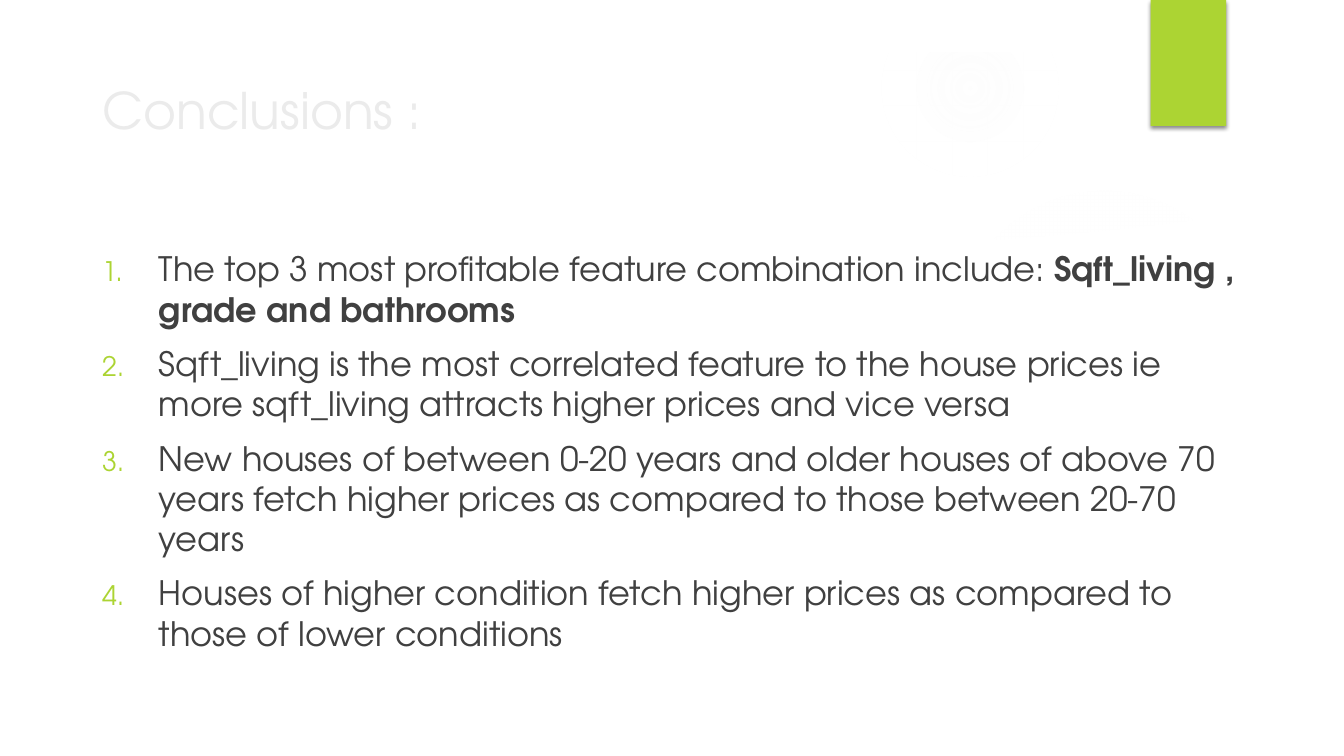
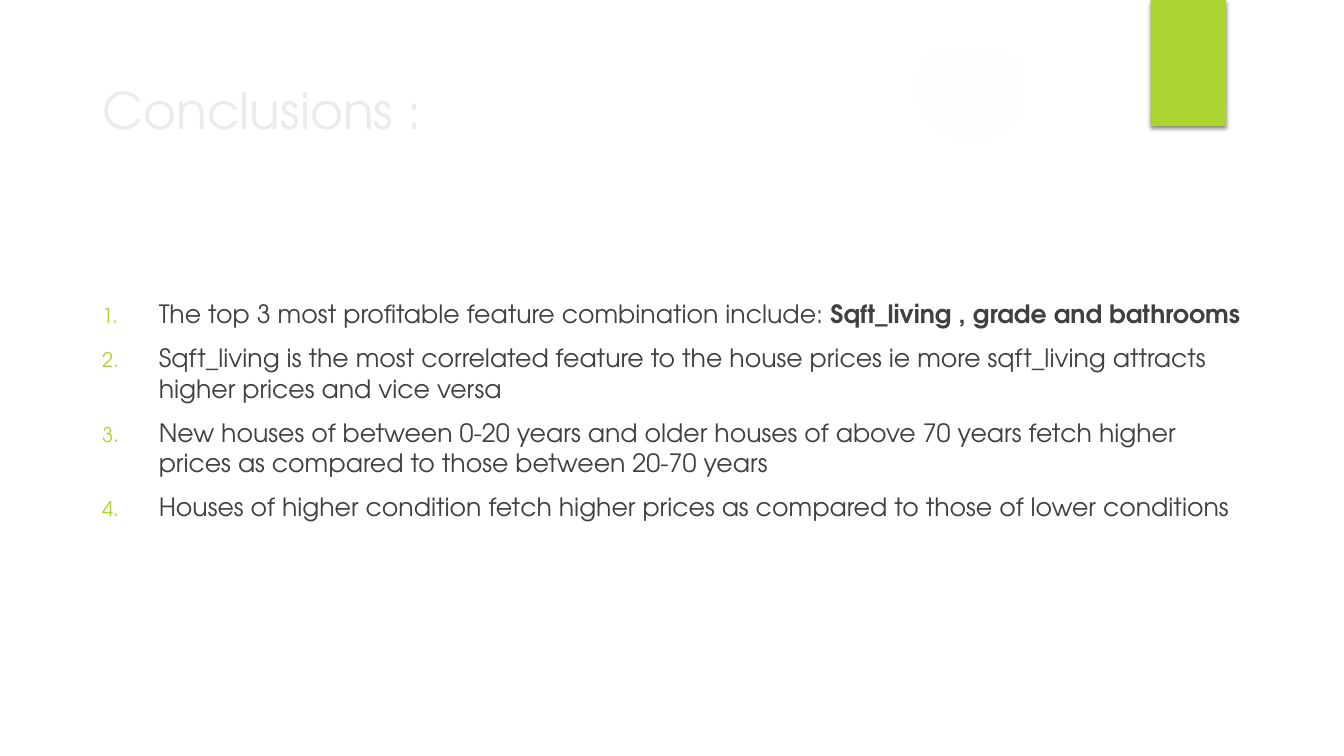
Before and after one commit to oscar066/Modelling_House_Sales, a slide deck: slide 13 of HouseAnalysis_presentation.pptx. Drawn at 1344x756 pixels with LibreOffice and Linux fonts; fonts in the diff are those of the drawing; background and template pictures are left out. Boxes give left, top, right and bottom in pixels: in the first picture for what was removed or moved away, otherwise in the second. Text is boxed around its words. In the diff, an @@ line names an element or a change of style, - is before the commit and + after.

Commit message:
Final presentation

```diff
--- a/HouseAnalysis_presentation.pptx
+++ b/HouseAnalysis_presentation.pptx
@@ text "The top 3 most profitable ...": place and size @@
-text "The top 3 most profitable ..." at (159, 255, 1216, 647)
+text "The top 3 most profitable ..." at (159, 303, 1240, 522)
@@ text "The top 3 most profitable ..." at (159, 303, 1240, 522): size 24 to 18 pt @@
```
Also in this commit, not shown: 2 other slides changed, 1 other file.
